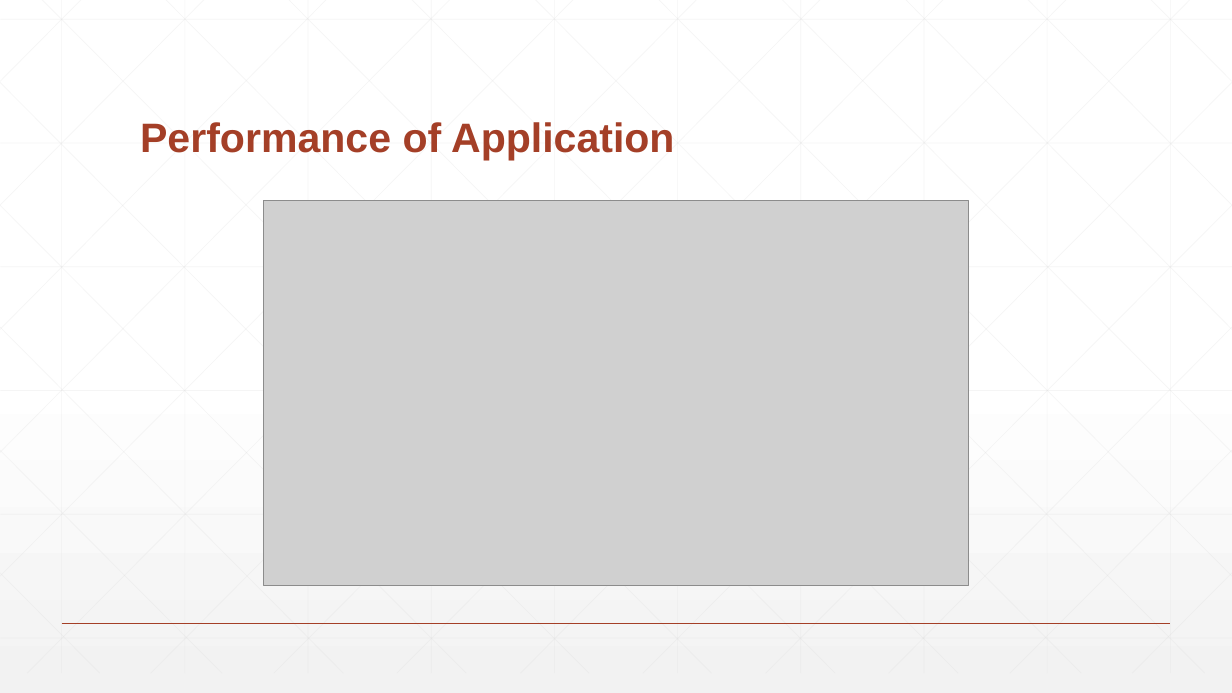
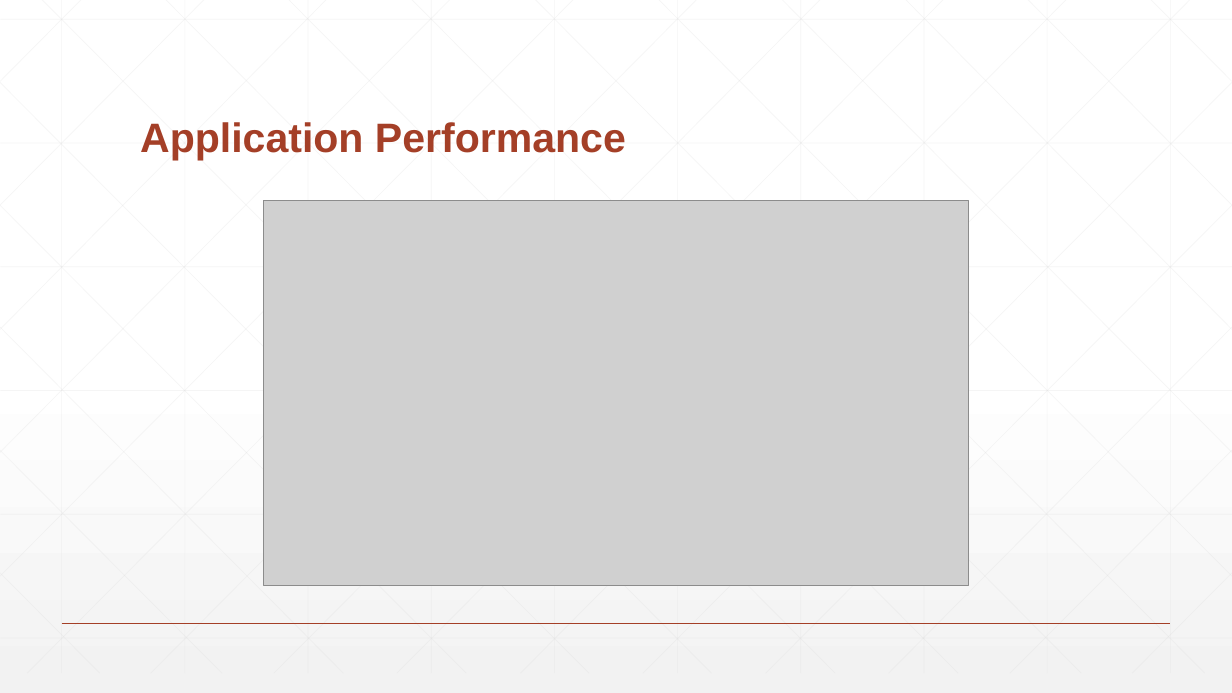
Before and after one commit to BaronKhan/VoiceRecognitionRPG, a slide deck: slide 23 of presentation/presentation.pptx (slide 19 before the commit). Drawn at 1232x693 pixels with LibreOffice and Linux fonts; fonts in the diff are those of the drawing; grey boxes stand for pictures. Boxes give left, top, right and bottom in pixels: in the first picture for what was removed or moved away, otherwise in the second. Text is boxed around its words. In the diff, an @@ line names an element or a change of style, - is before the commit and + after.

```diff
--- a/presentation/presentation.pptx
+++ b/presentation/presentation.pptx
@@ title at <box>140,122,626,161</box>: text changed @@
-Performance of Application
+Application Performance
```
Also in this commit, not shown: 6 other slides changed, 10 slides added, 3 other files.
